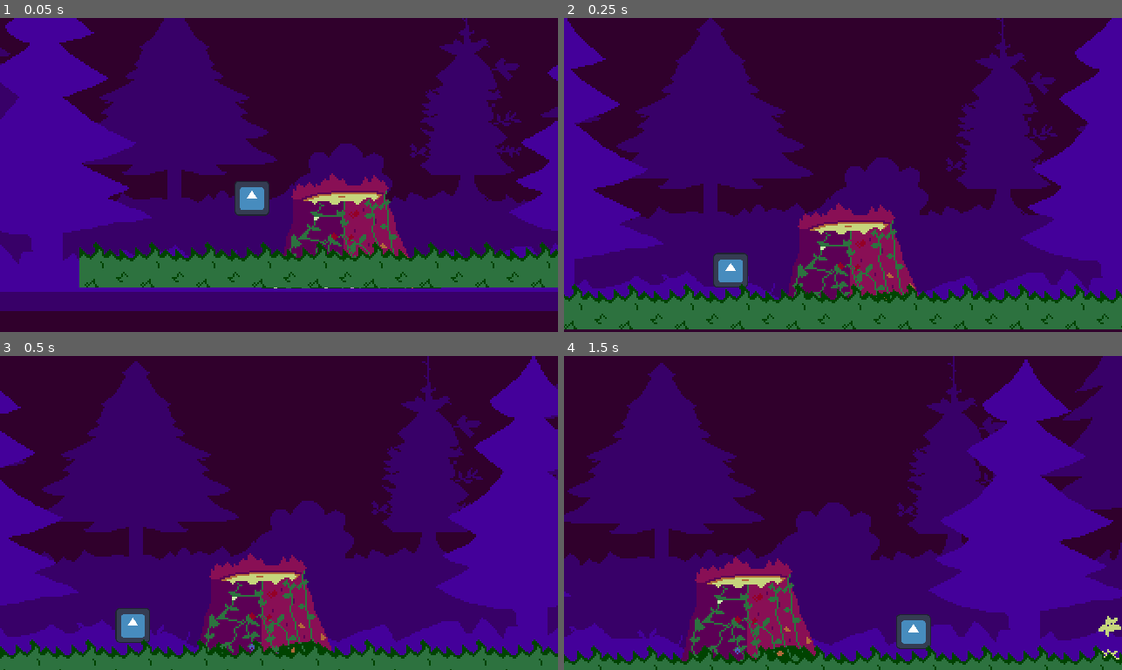
Above: before the commit, frames 1-4 (two rows, left to right).
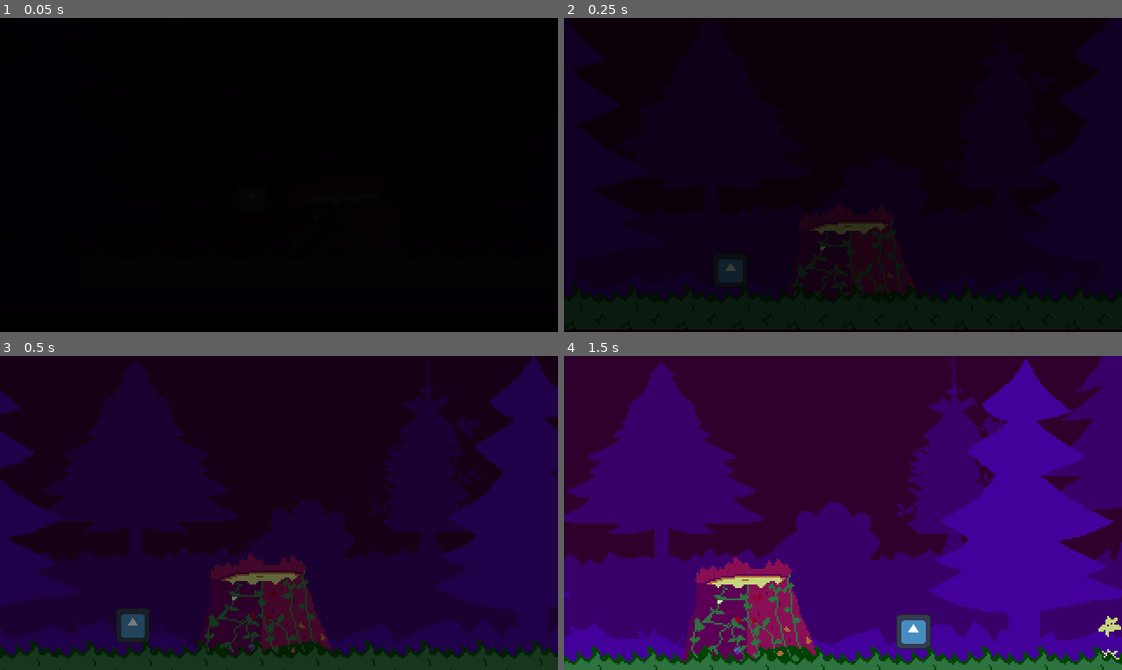
Above: after the commit, the same moments.

Repository: MonkeMango/networking_jam
Game: Godot game, scene res://scenes/levels/TL_00.tscn
Same seed, same stepped clock (60 frames per second), same inputs: the game is played once before the commit and once after it. The engine's default icon, where the game draws it, is replaced by a stand-in: a white triangle on a blue panel in a dark square.
Inputs:
- Up to frame 1 (0.05 s): no input
- Up to frame 2 (0.25 s): no input
- Up to frame 3 (0.5 s): no input
- Up to frame 4 (1.5 s): tap Enter (ui_accept) at 0.5, 0.77 s; hold Right (ui_right) from 0.53 s (still down)

The runs differ from the first frame. In frame 1, 100% of the frame differs, in the area x 0-100%, y 0-100%; in frame 2, 100%; in frame 3, 100%; in frame 4, nothing differs.

Commit message:
Added title sequence

Diff:
--- /dev/null
+++ b/scenes/levels/ColorRect.gd
@@ -0,0 +1,15 @@
+extends ColorRect
+
+
+# Called when the node enters the scene tree for the first time.
+func _ready():
+	$"../AnimationPlayer".play("fade out")
+
+
+func _process(delta):
+	pass
+
+
+func _on_animation_player_animation_finished(anim_name):
+	print("aw yeah")
+	queue_free()
--- a/scenes/levels/TL_00.tscn
+++ b/scenes/levels/TL_00.tscn
@@ -1,6 +1,7 @@
-[gd_scene load_steps=15 format=3 uid="uid://dsd76y033bbvj"]
+[gd_scene load_steps=19 format=3 uid="uid://dsd76y033bbvj"]
 
 [ext_resource type="PackedScene" uid="uid://digl8yl245fij" path="res://scenes/player/player.tscn" id="2_2sorq"]
+[ext_resource type="Script" path="res://scenes/levels/ColorRect.gd" id="2_j7nif"]
 [ext_resource type="Texture2D" uid="uid://de2j55mu17xqf" path="res://assets/world_assets/tilemap.png" id="2_kxn33"]
 [ext_resource type="Texture2D" uid="uid://bffipdp10i617" path="res://assets/world_assets/background.png" id="3_idrxn"]
 [ext_resource type="Texture2D" uid="uid://bdqflet0o835w" path="res://assets/world_assets/closer_tree.png" id="4_31gpw"]
@@ -10,6 +11,42 @@
 [ext_resource type="Script" path="res://scenes/levels/Area2D.gd" id="7_f667o"]
 [ext_resource type="Script" path="res://scenes/levels/InteractButton.gd" id="8_b3v34"]
 [ext_resource type="AudioStream" uid="uid://1vu4qg8tyhvd" path="res://assets/music/FT00/MUS02_Star-Collector.wav" id="9_6vkxb"]
+
+[sub_resource type="Animation" id="Animation_ltsm0"]
+resource_name = "fade out"
+tracks/0/type = "value"
+tracks/0/imported = false
+tracks/0/enabled = true
+tracks/0/path = NodePath("Camera2D/CanvasLayer/ColorRect:color")
+tracks/0/interp = 1
+tracks/0/loop_wrap = true
+tracks/0/keys = {
+"times": PackedFloat32Array(0, 1),
+"transitions": PackedFloat32Array(1, 1),
+"update": 0,
+"values": [Color(0, 0, 0, 1), Color(0, 0, 0, 0)]
+}
+
+[sub_resource type="Animation" id="Animation_8m1nb"]
+length = 0.001
+tracks/0/type = "value"
+tracks/0/imported = false
+tracks/0/enabled = true
+tracks/0/path = NodePath("Camera2D/CanvasLayer/ColorRect:color")
+tracks/0/interp = 1
+tracks/0/loop_wrap = true
+tracks/0/keys = {
+"times": PackedFloat32Array(0),
+"transitions": PackedFloat32Array(1),
+"update": 0,
+"values": [Color(0, 0, 0, 0)]
+}
+
+[sub_resource type="AnimationLibrary" id="AnimationLibrary_ed2o1"]
+_data = {
+"RESET": SubResource("Animation_8m1nb"),
+"fade out": SubResource("Animation_ltsm0")
+}
 
 [sub_resource type="TileSetAtlasSource" id="TileSetAtlasSource_mln5t"]
 texture = ExtResource("2_kxn33")
@@ -63,6 +100,24 @@
 limit_smoothed = true
 position_smoothing_enabled = true
 drag_vertical_enabled = true
+
+[node name="CanvasLayer" type="CanvasLayer" parent="Player/Camera2D"]
+
+[node name="AnimationPlayer" type="AnimationPlayer" parent="Player/Camera2D/CanvasLayer"]
+root_node = NodePath("../../..")
+libraries = {
+"": SubResource("AnimationLibrary_ed2o1")
+}
+
+[node name="ColorRect" type="ColorRect" parent="Player/Camera2D/CanvasLayer"]
+z_index = 2655
+offset_left = -1.0
+offset_top = -2.0
+offset_right = 327.0
+offset_bottom = 187.0
+scale = Vector2(1.09508, 1.08402)
+color = Color(0, 0, 0, 0)
+script = ExtResource("2_j7nif")
 
 [node name="PlayableGround" type="Node2D" parent="."]
 
--- /dev/null
+++ b/scenes/levels/title.gd
@@ -0,0 +1,15 @@
+extends Node2D
+
+
+# Called when the node enters the scene tree for the first time.
+func _ready():
+	pass # Replace with function body.
+
+
+# Called every frame. 'delta' is the elapsed time since the previous frame.
+func _process(delta):
+	pass
+
+
+func _on_video_stream_player_finished():
+	get_tree().change_scene_to_file("res://scenes/levels/TL_00.tscn")
--- a/scenes/levels/title.tscn
+++ b/scenes/levels/title.tscn
@@ -1,10 +1,15 @@
-[gd_scene load_steps=2 format=3 uid="uid://bgsxmmfq1rbk1"]
+[gd_scene load_steps=3 format=3 uid="uid://bgsxmmfq1rbk1"]
 
 [ext_resource type="VideoStream" path="res://assets/videos/Starfall_Intro_320x180.ogv" id="1_n23yq"]
+[ext_resource type="Script" path="res://scenes/levels/title.gd" id="1_opnq3"]
 
 [node name="Title" type="Node2D"]
+script = ExtResource("1_opnq3")
 
 [node name="VideoStreamPlayer" type="VideoStreamPlayer" parent="."]
 offset_right = 40.0
 offset_bottom = 40.0
 stream = ExtResource("1_n23yq")
+autoplay = true
+
+[connection signal="finished" from="VideoStreamPlayer" to="." method="_on_video_stream_player_finished"]
